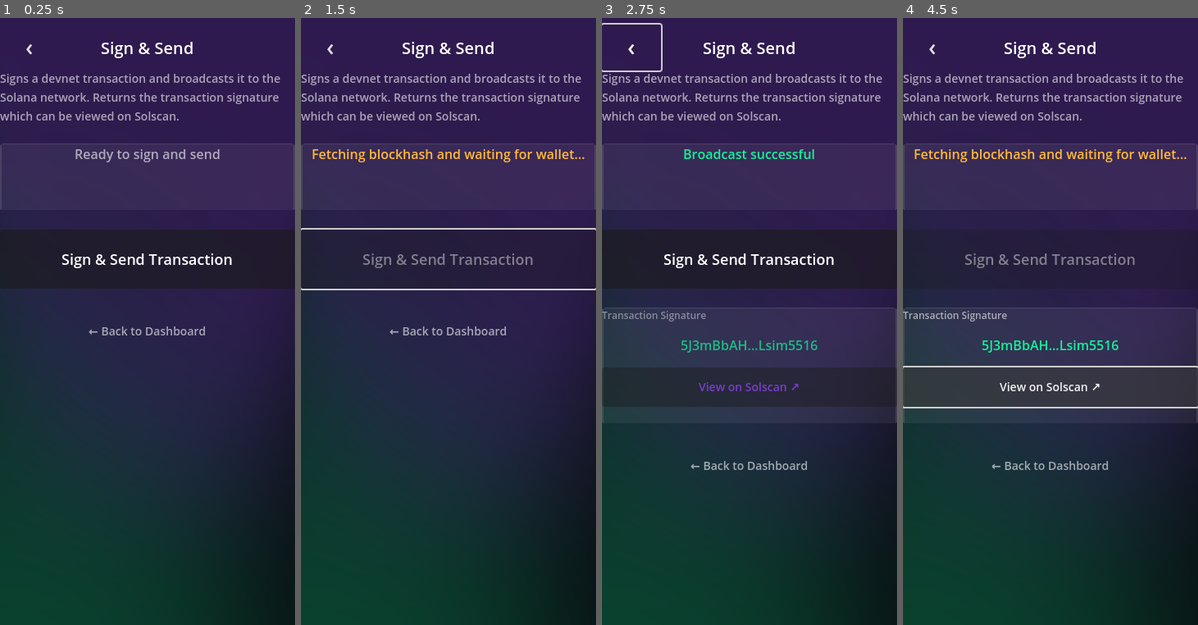
Above: before the commit, frames 1-4 (left to right).
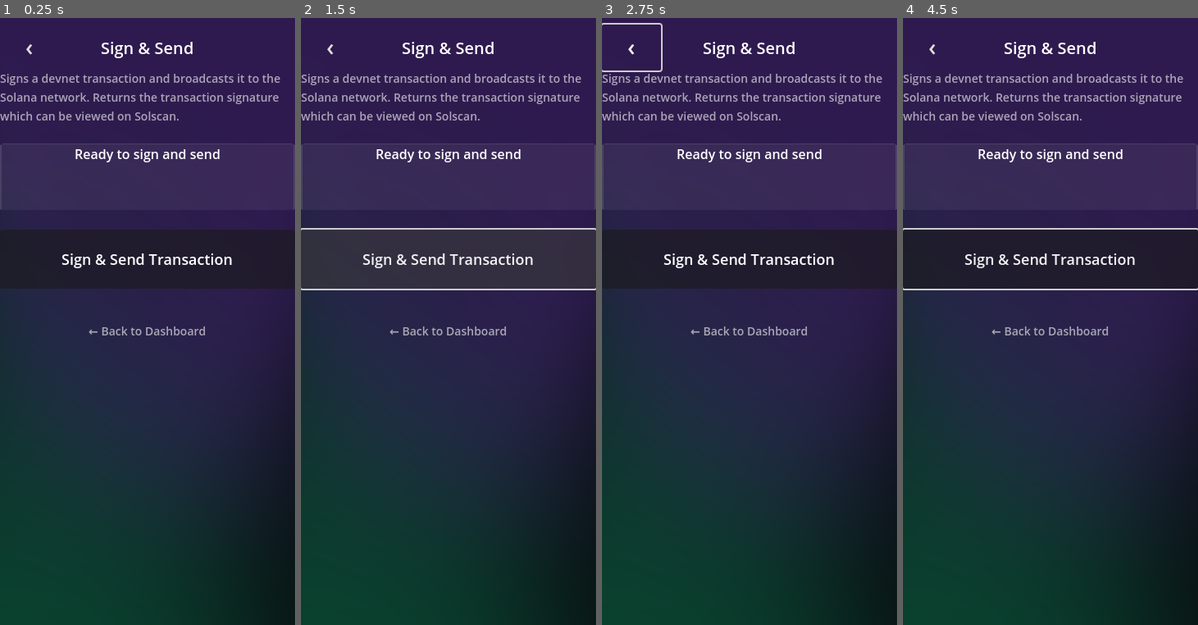
Above: after the commit, the same moments.

Repository: plinkdev1/invoke-solana-sdk
Game: Godot game, scene res://scenes/screens/SignAndSend.tscn
Same seed, same stepped clock (60 frames per second), same inputs: the game is played once before the commit and once after it. This scene is started directly instead of the project's main scene.
Inputs (mouse positions are in pixels of both pictures, inside the frame that each line leads up to):
- Up to frame 1 (0.25 s): no input
- Up to frame 2 (1.5 s): click "‹" at 0.5 s; click "Sign & Send Transaction" at 1.25 s
- Up to frame 3 (2.75 s): click "‹" at 2 s
- Up to frame 4 (4.5 s): click (1050, 388) at 2.75 s, where only the run before the commit has a clickable "View on Solscan ↗"; click "Sign & Send Transaction" at 3.5 s; click (1050, 388) at 4.25 s, where only the run before the commit has a clickable "View on Solscan ↗"

The runs differ from the first frame. In frame 1, 0.3% of the frame differs, in the area x 25-75%, y 21-24%; in frame 2, 1.3%; in frame 3, 2.1%; in frame 4, 5.0%, in the area x 0-100%, y 21-75%.
Error after the commit: Parse Error: Cannot infer the type of "cluster" variable because the value doesn't have a set type. (res://scenes/screens/SignAndSend.gd:80)

Commit message:
fix: network label and Solscan URL read from settings config

Diff:
--- a/example/invokequest/scenes/screens/Dashboard.gd
+++ b/example/invokequest/scenes/screens/Dashboard.gd
@@ -34,7 +34,7 @@
 	if _address.length() > 12:
 		display = _address.substr(0, 4) + "..." + _address.substr(_address.length() - 4)
 		address_label.text = display if display != "" else "Not connected"
-		network_label.text = "Devnet"
+		network_label.text = _get_network_name()
 
 func _populate_cache_status() -> void:
 	var has_token := false
@@ -141,3 +141,10 @@
 		_mwa.disconnectWallet()
 		SceneManager.clear_history()
 		SceneManager.replace_scene(SceneManager.SCENE_WALLET_PICKER)
+
+func _get_network_name() -> String:
+	var config := ConfigFile.new()
+	config.load(CONFIG_PATH)
+	var idx: int = config.get_value("settings", "network", 0)
+	idx = clamp(idx, 0, 2)
+	return ["Devnet", "Testnet", "Mainnet"][idx]
--- a/example/invokequest/scenes/screens/SignAndSend.gd
+++ b/example/invokequest/scenes/screens/SignAndSend.gd
@@ -1,7 +1,7 @@
 # SignAndSend.gd
 extends Control
 
-const SOLSCAN_BASE := "https://solscan.io/tx/%s?cluster=devnet"
+# SOLSCAN_BASE is now built dynamically from settings
 const CONFIG_PATH := "user://invokequest_settings.cfg"
 const RPC_ENDPOINTS := [
 	"https://api.devnet.solana.com",
@@ -72,9 +72,19 @@
 	var t := create_tween()
 	t.tween_property(result_card, "modulate:a", 1.0, DesignTokens.ANIM_SLOW)
 
+func _get_solscan_url(sig: String) -> String:
+	var config := ConfigFile.new()
+	config.load(CONFIG_PATH)
+	var idx: int = config.get_value("settings", "network", 0)
+	idx = clamp(idx, 0, 2)
+	var cluster := ["devnet", "testnet", ""][idx]
+	if cluster == "":
+		return "https://solscan.io/tx/%s" % sig
+	return "https://solscan.io/tx/%s?cluster=%s" % [sig, cluster]
+
 func _on_solscan_btn_pressed() -> void:
 	if _full_signature != "":
-		OS.shell_open(SOLSCAN_BASE % _full_signature)
+		OS.shell_open(_get_solscan_url(_full_signature))
 
 func _on_back_btn_pressed() -> void:
 	SceneManager.pop_scene()
